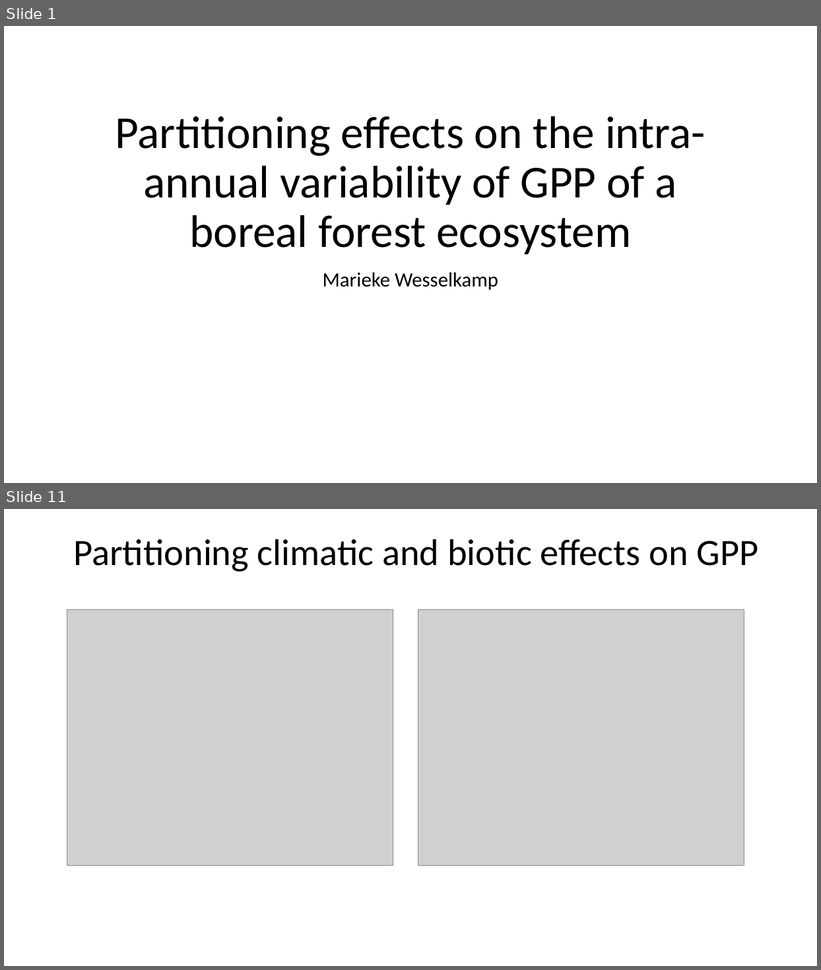
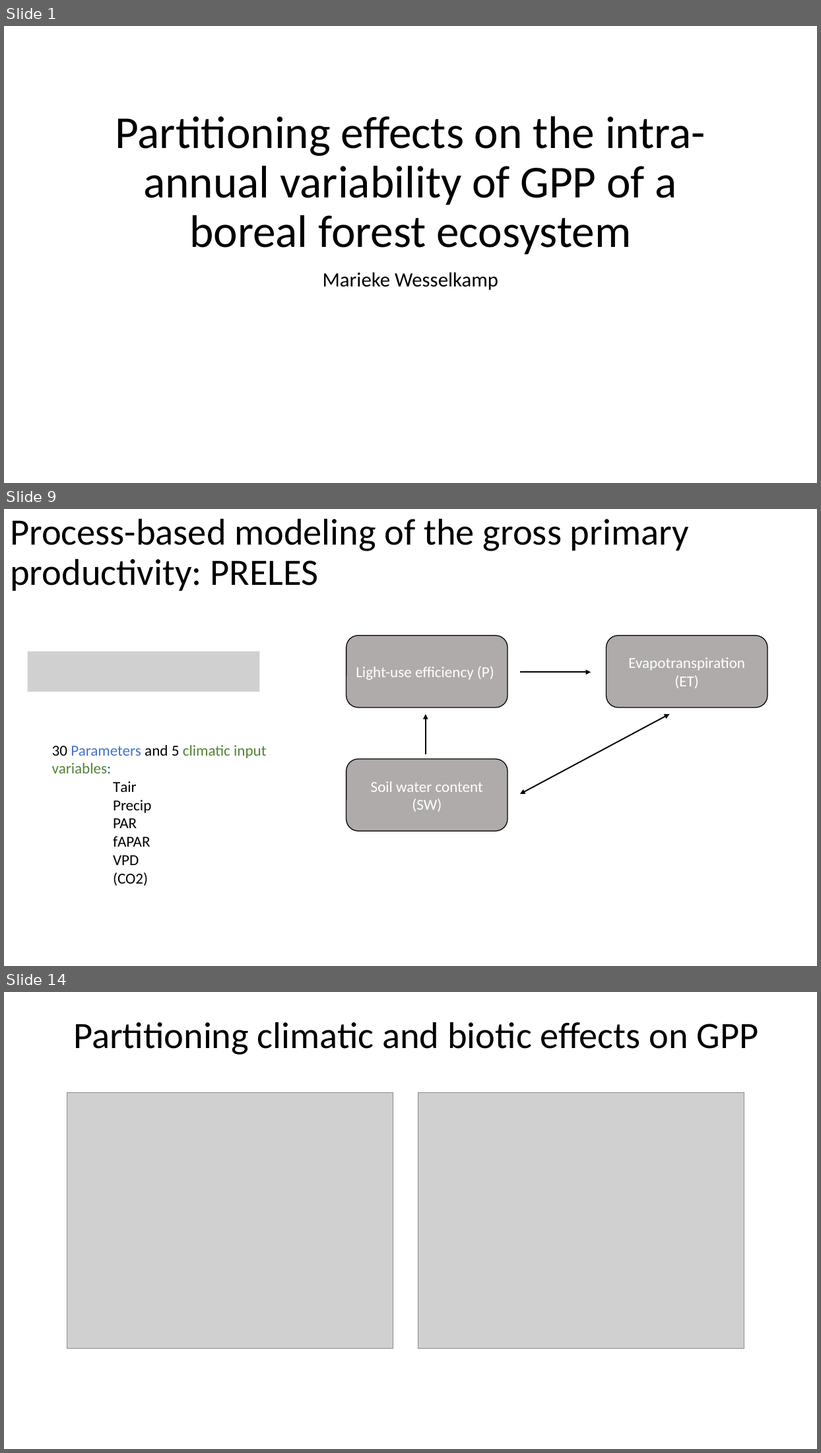
Before and after one commit to MWesselkamp/Intern_MPI_Jena, a slide deck: presentation/presi.pptx. Shown one above the other, each under a label of ours: slides 1 and 11 before the commit, slides 1, 9 and 14 after it; the slides between them are not shown. The pictures are 821x970 and 821x1453 pixels, drawn with LibreOffice and Linux fonts; fonts in the diff are those of the drawing; grey boxes stand for pictures. Boxes give left, top, right and bottom in pixels: in the first picture for what was removed or moved away, otherwise in the second. Text is boxed around its words. In the diff, an @@ line names an element or a change of style, - is before the commit and + after.

```diff
--- a/presentation/presi.pptx
+++ b/presentation/presi.pptx
@@ slide 9 added at (4,509,817,966), background #FFFFFF @@
@@ title added at (10,518,689,591), 44 pt, text #000000 @@
+Process-based modeling of the gross primary productivity: PRELES
@@ rounded rectangle added at (346,636,508,708), fill #AFABAB, outline #000000 1 pt, 18 pt, text #FFFFFF @@
+Light-use efficiency (P)
@@ rounded rectangle added at (607,636,768,708), fill #AFABAB, outline #000000 1 pt, 18 pt, text #FFFFFF @@
+Evapotranspiration (ET)
@@ picture added at (28,652,260,692) @@
@@ arrow added from (520, 673) to (591, 673), #000000 1.5 pt @@
@@ arrow added from (426, 755) to (426, 714), #000000 1.5 pt @@
@@ double arrow added from (669, 714) to (520, 795), #000000 1.5 pt @@
@@ text added at (52,745,266,886), 18 pt, text #000000 @@
+30 Parameters and 5 climatic input variables:
+Tair
+Precip
+PAR
+fAPAR
+VPD
+(CO2)
@@ rounded rectangle added at (346,759,508,831), fill #AFABAB, outline #000000 1 pt, 18 pt, text #FFFFFF @@
+Soil water content (SW)
@@ what was slide 11 is now slide 14 @@
```
Also in this commit, not shown: 5 slides changed, 7 other slides added, 4 slides removed, 14 other files.
